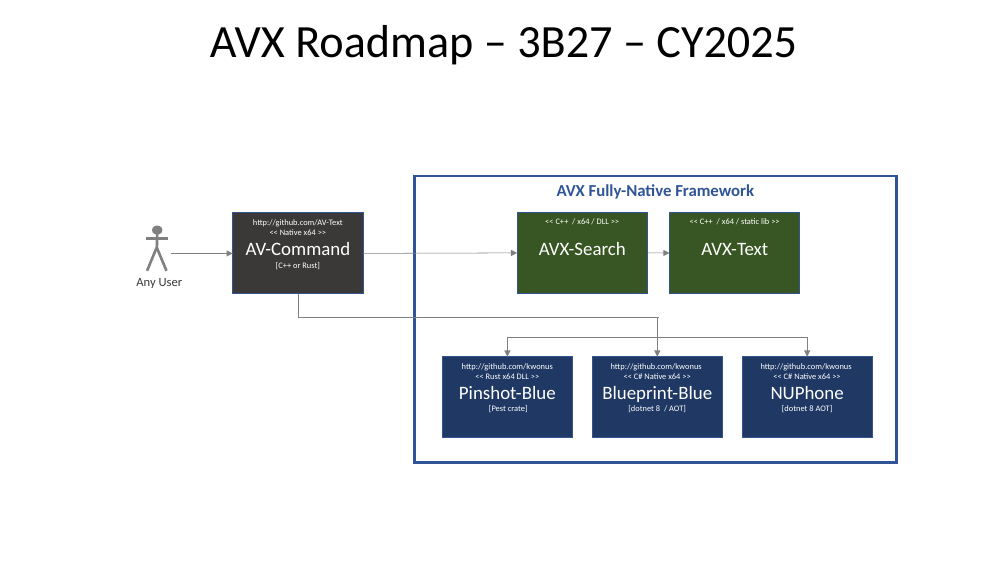
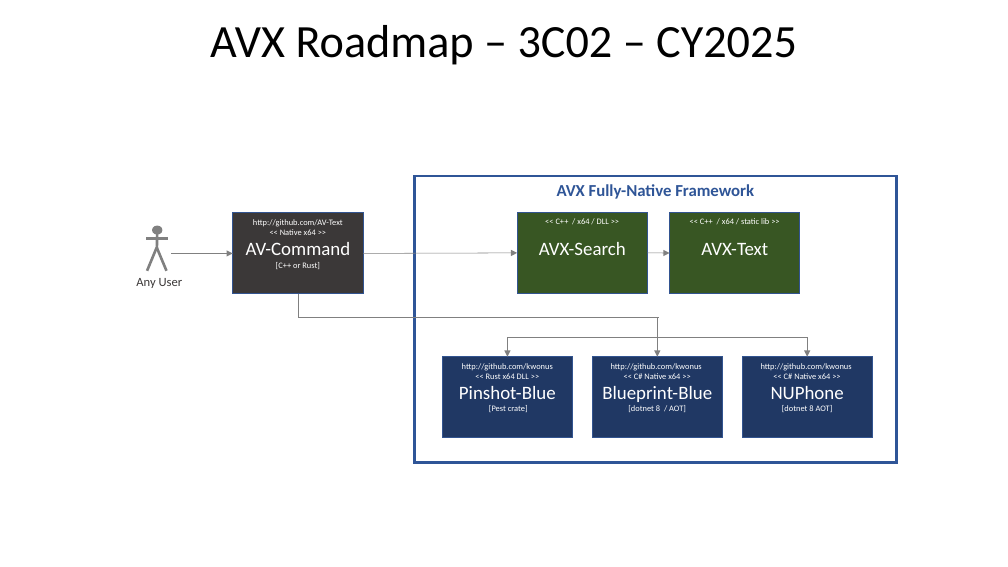
Before and after one commit to AV-Text/AVX, a slide deck: slide 5 of AVXSearch/AVX-Framework.pptx. Drawn at 1008x567 pixels with LibreOffice and Linux fonts; fonts in the diff are those of the drawing. Boxes give left, top, right and bottom in pixels: in the first picture for what was removed or moved away, otherwise in the second. Text is boxed around its words. In the diff, an @@ line names an element or a change of style, - is before the commit and + after.

```diff
--- a/AVXSearch/AVX-Framework.pptx
+++ b/AVXSearch/AVX-Framework.pptx
@@ title at box(210, 25, 797, 65): text changed @@
-AVX Roadmap – 3B27 – CY2025
+AVX Roadmap – 3C02 – CY2025
```
Also in this commit, not shown: 4 other slides changed, 48 other files.
